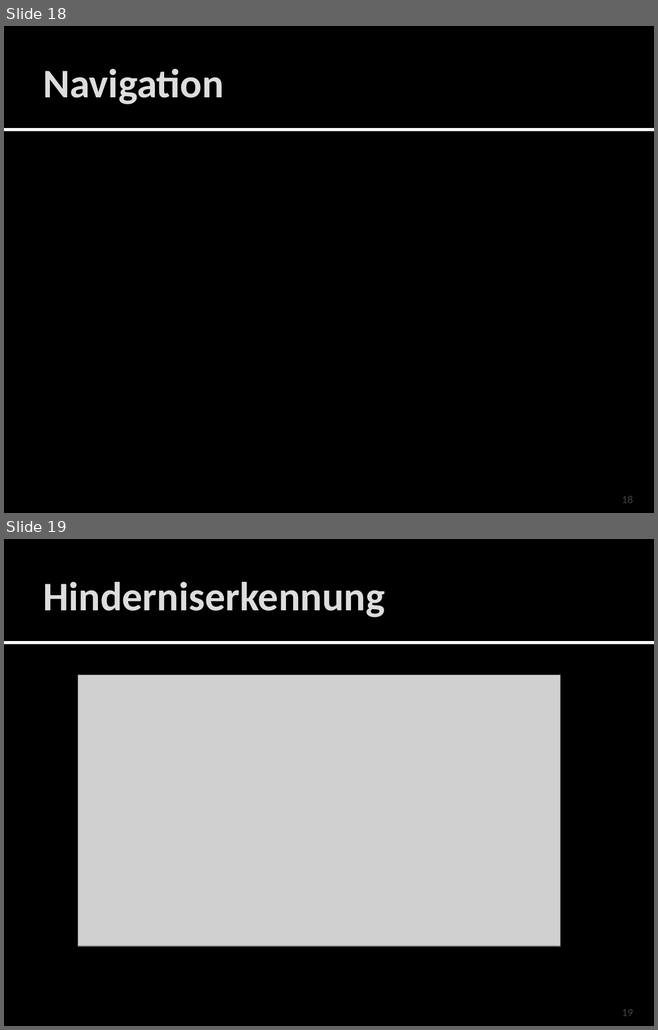
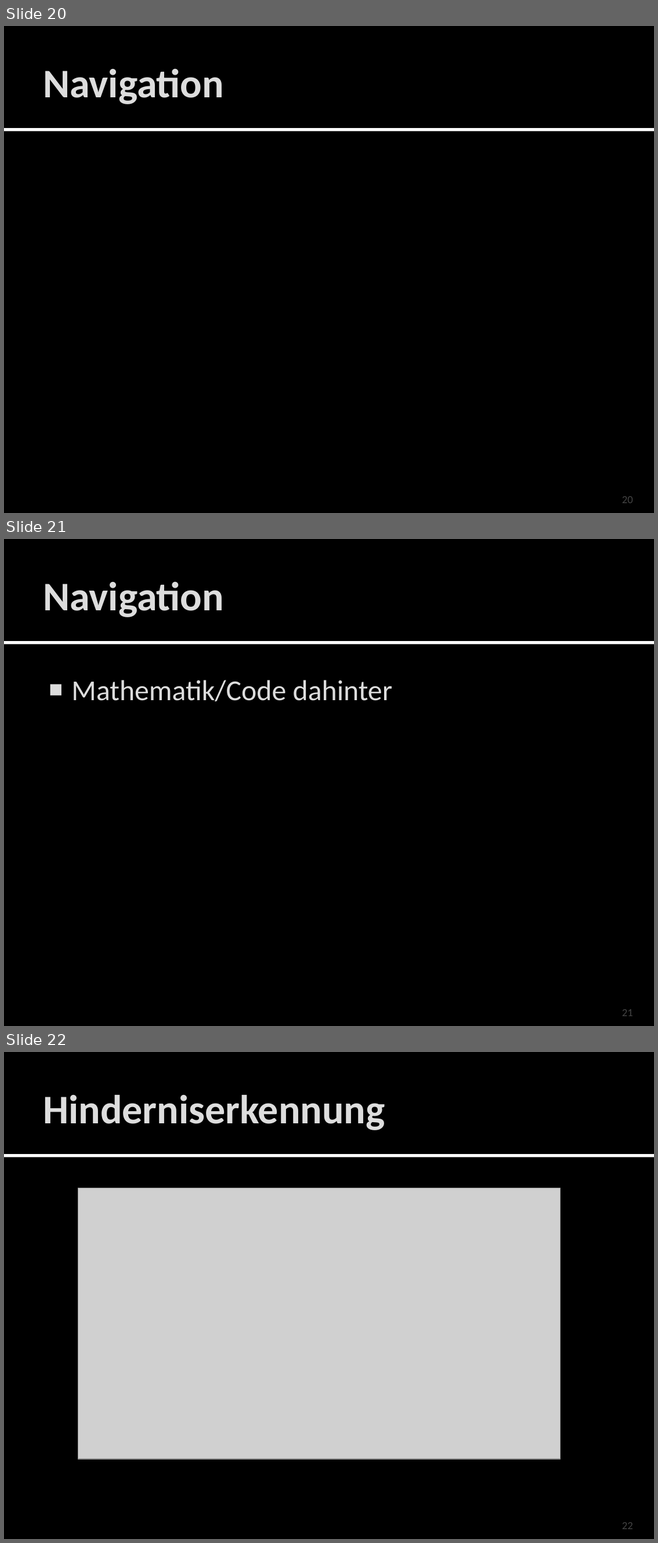
Before and after one commit to Xjs/robotik, a slide deck: GPS auf Rädern (FP).pptx. Shown one above the other, each under a label of ours: slides 18 and 19 before the commit, slides 20, 21 and 22 after it. The pictures are 658x1030 and 658x1543 pixels, drawn with LibreOffice and Linux fonts; fonts in the diff are those of the drawing; grey boxes stand for pictures; background and template pictures are left out. Boxes give left, top, right and bottom in pixels: in the first picture for what was removed or moved away, otherwise in the second. Text is boxed around its words. In the diff, an @@ line names an element or a change of style, - is before the commit and + after.

```diff
--- a/GPS auf Rädern (FP).pptx
+++ b/GPS auf Rädern (FP).pptx
@@ slide 21 added at (4,539,654,1026), background #000000; not listed: 2 template elements that a slide beside it also shows @@
@@ title added at (43,581,224,617), 45 pt, text #DDDDDD, bold @@
+Navigation
@@ text added at (71,680,392,701), 32 pt, text #DDDDDD @@
+■ Mathematik/Code dahinter
@@ page number added at (622,1009,633,1016), 12 pt, text #454545 @@
+21
@@ what was slide 18 is now slide 20 @@
@@ page number at (622,496,633,503): text changed @@
-18
+20
@@ what was slide 19 is now slide 22 @@
@@ page number at (622,1522,633,1529): text changed @@
-19
+22
```
Also in this commit, not shown: 2 slides changed, 3 other slides added, 1 other file.
